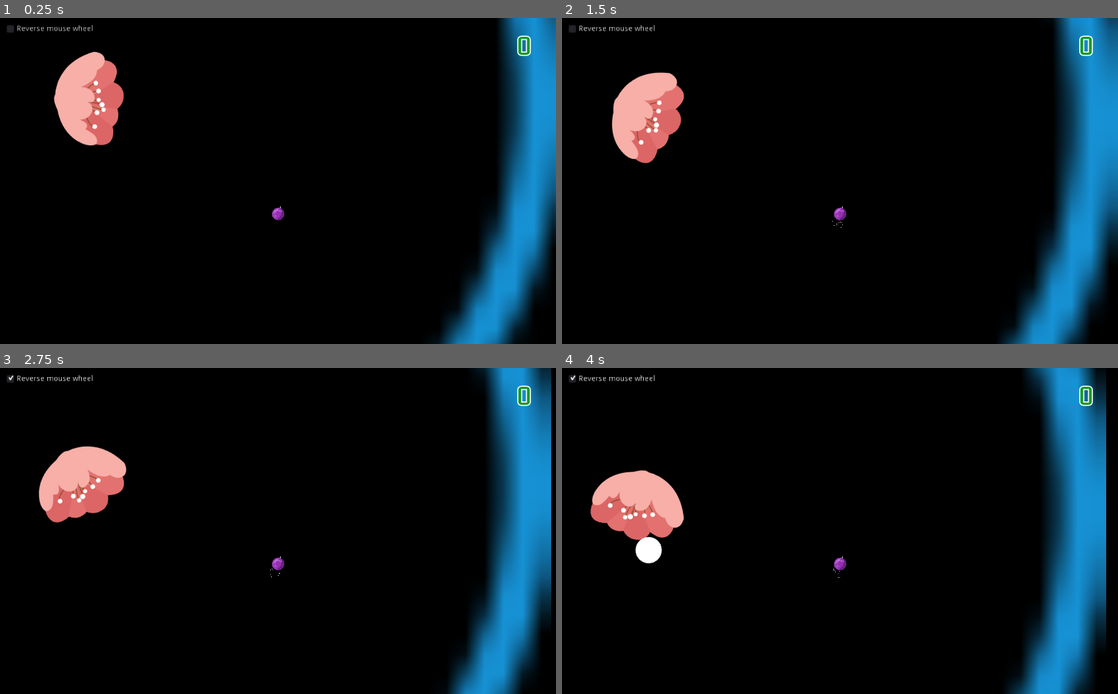
Above: before the commit, frames 1-4 (two rows, left to right).
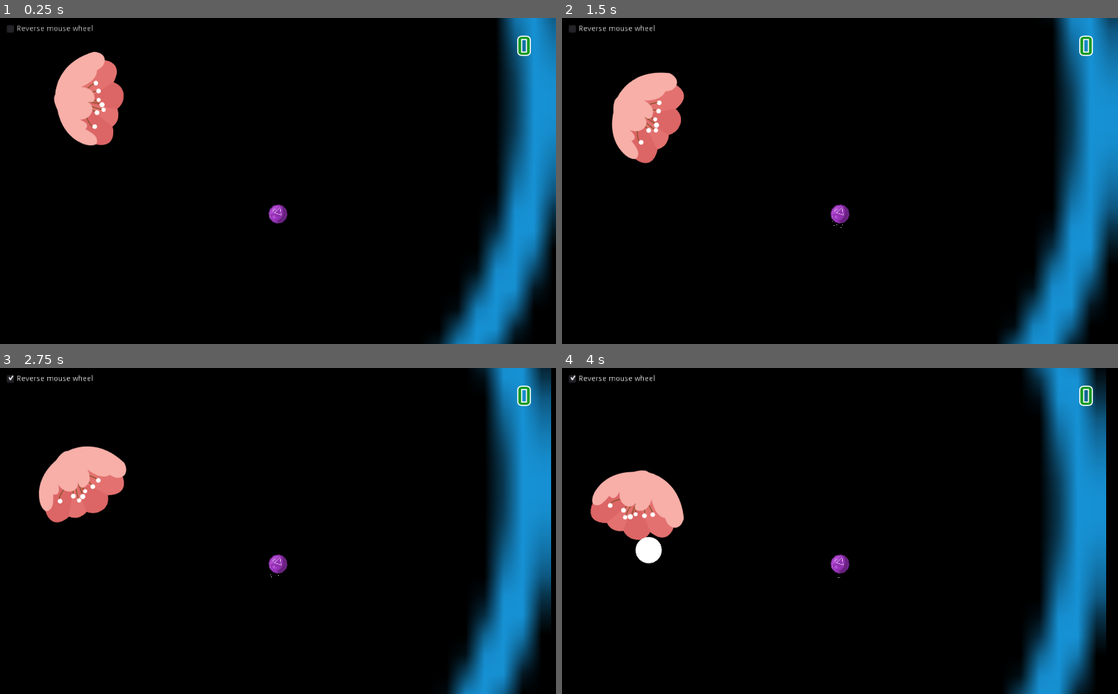
Above: after the commit, the same moments.

Repository: sangress/orbalia
Game: Godot game, scene res://scenes/Game.tscn
Two runs of this game, one before a commit and one after it. Both use one fixed random seed, a clock stepped at 60 frames per second and the inputs below. This scene is started directly instead of the project's main scene.
Inputs (mouse positions are in pixels of both pictures, inside the frame that each line leads up to):
- Up to frame 1 (0.25 s): no input
- Up to frame 2 (1.5 s): click "Reverse mouse wheel" at 0.5 s; click "Reverse mouse wheel" at 1.25 s
- Up to frame 3 (2.75 s): click "Reverse mouse wheel" at 2 s
- Up to frame 4 (4 s): move the mouse to (962, 514) at 2.77 s; tap Middle mouse button (fire) at 2.85 s; click (962, 514) at 2.92 s; move the mouse to (728, 547) at 3.52 s; click (728, 547) at 3.6 s

The runs differ from the first frame. In frame 1, 0.1% of the frame differs, in the area x 48-52%, y 57-64%; in frame 2, 0.1%; in frame 3, 0.1%; in frame 4, 0.1%.

Commit message:
fix: better controls, orb size, audio

Diff:
--- a/prefabs/Orb.tscn
+++ b/prefabs/Orb.tscn
@@ -10,6 +10,7 @@
 [ext_resource path="res://audio/399303__deleted-user-5405837__explosion-012.mp3" type="AudioStream" id=8]
 
 [sub_resource type="CircleShape2D" id=1]
+radius = 15.695
 
 [sub_resource type="Gradient" id=4]
 colors = PoolColorArray( 0.392157, 0.0823529, 0.54902, 1, 1, 1, 1, 1 )
@@ -21,21 +22,23 @@
 angular_damp = 5.0
 script = ExtResource( 1 )
 engine_thrust = 100
-spin_thrust = 650
+spin_thrust = 300
 Bullet = ExtResource( 4 )
 Explosion = ExtResource( 7 )
 
 [node name="sprite" type="Sprite" parent="."]
 position = Vector2( 0, 0.997314 )
+scale = Vector2( 1.5, 1.5 )
 texture = ExtResource( 2 )
 
 [node name="dir" type="Sprite" parent="."]
-position = Vector2( 9.57422, 0.00390625 )
+position = Vector2( 5.57422, 0.00390625 )
 rotation = 1.5708
-scale = Vector2( 0.01, 0.01 )
+scale = Vector2( 0.015, 0.015 )
 texture = ExtResource( 3 )
 
 [node name="CollisionShape2D" type="CollisionShape2D" parent="."]
+position = Vector2( -0.432983, 0 )
 shape = SubResource( 1 )
 
 [node name="Camera2D" type="Camera2D" parent="."]
@@ -56,7 +59,7 @@
 color_ramp = SubResource( 4 )
 
 [node name="muzzle" type="Position2D" parent="."]
-position = Vector2( 11.5669, 0 )
+position = Vector2( 7.56702, 0 )
 
 [node name="fire_sfx" type="AudioStreamPlayer2D" parent="."]
 stream = ExtResource( 5 )
--- a/scenes/Game.tscn
+++ b/scenes/Game.tscn
@@ -36,6 +36,7 @@
 [node name="Orb" parent="." instance=ExtResource( 1 )]
 position = Vector2( 990.979, 804.801 )
 rotation = -1.25243
+spin_thrust = 600
 
 [node name="CanvasLayer" type="CanvasLayer" parent="."]
 
--- a/scripts/Orb.gd
+++ b/scripts/Orb.gd
@@ -51,7 +51,8 @@
 		fire()
 
 func _unhandled_input(event):
-	rotation_dir = lerp(rotation_dir, 0, 0.4)
+#	rotation_dir = lerp(rotation_dir, 0, 0.8)
+	rotation_dir = 0
 	if event is InputEventMouseButton:
 		if wheel_dir == 'down':
 			if event.button_index == BUTTON_WHEEL_UP:
